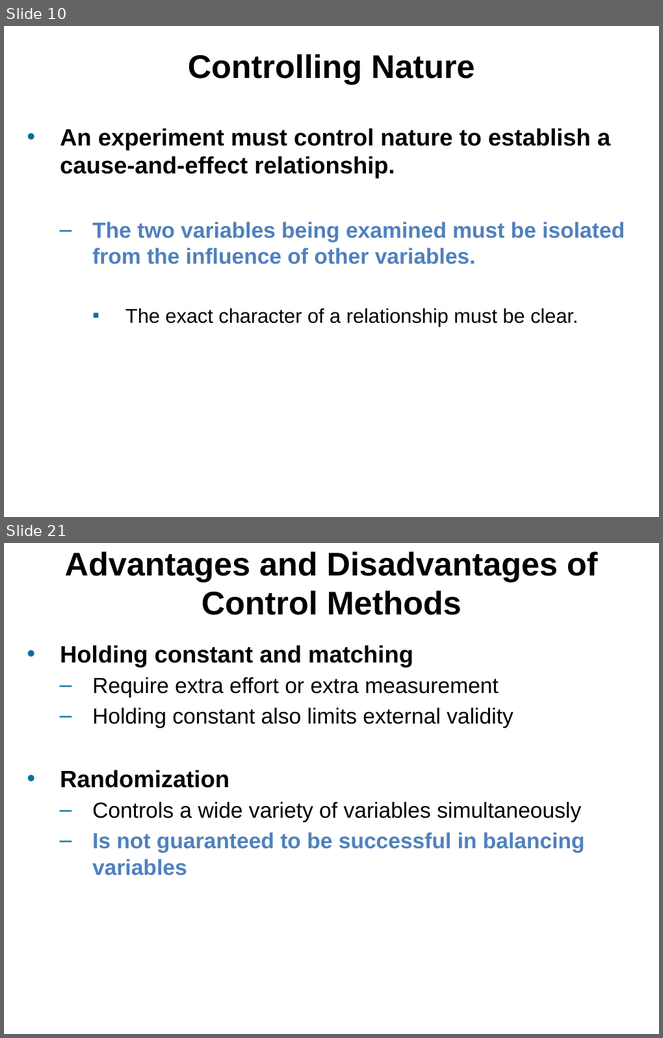
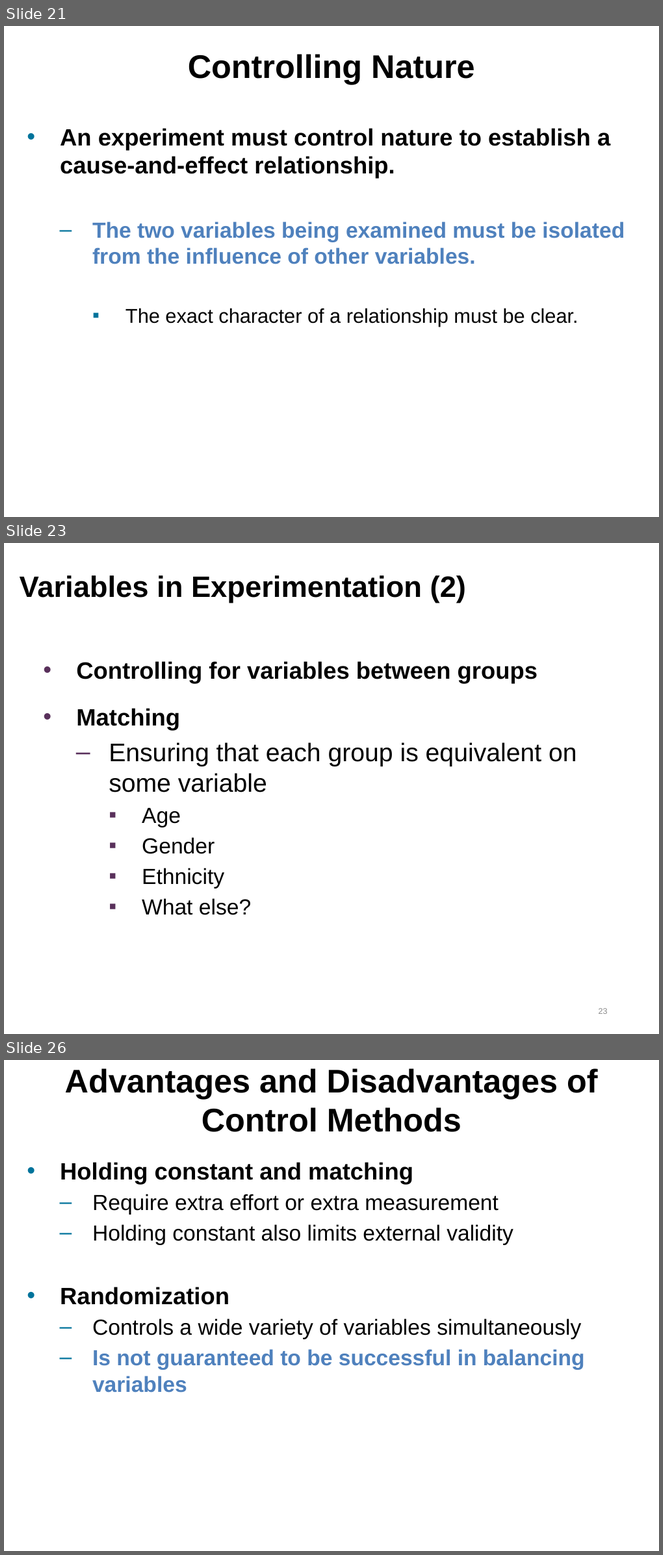
Before and after one commit to npm27/Teaching-Materials, a slide deck: Research Methods/Slides/Chapter 7.pptx. Shown one above the other, each under a label of ours: slides 10 and 21 before the commit, slides 21, 23 and 26 after it; the slides between them are not shown. The pictures are 663x1038 and 663x1555 pixels, drawn with LibreOffice and Linux fonts; fonts in the diff are those of the drawing. Boxes give left, top, right and bottom in pixels: in the first picture for what was removed or moved away, otherwise in the second. Text is boxed around its words. In the diff, an @@ line names an element or a change of style, - is before the commit and + after.

```diff
--- a/Research Methods/Slides/Chapter 7.pptx
+++ b/Research Methods/Slides/Chapter 7.pptx
@@ slide 23 added at (4,543,659,1034), background #FFFFFF @@
@@ title added at (20,575,466,603), 32.4 pt, text #000000, bold @@
+Variables in Experimentation (2)
@@ text added at (76,661,577,915), 28 pt, text #000000 @@
+• Controlling for variables between groups
+• Matching
+  – Ensuring that each group is equivalent on some variable
+    ▪ Age
+    ▪ Gender
+    ▪ Ethnicity
+    ▪ What else?
@@ page number added at (599,1008,608,1014), 9 pt, text #8C8C8C @@
+23
@@ what was slide 10 is now slide 21 @@
@@ what was slide 21 is now slide 26 @@
```
Also in this commit, not shown: 2 slides changed, 7 other slides added, 3 slides removed.
